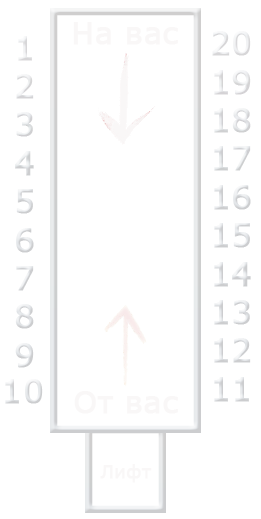
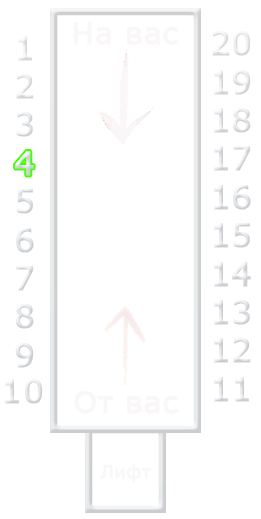
Comparing the layer stacks of the two 261x519 images. Changes:
added layer "4" above "НомераСлева" over (15, 151, 34, 176)
painted on "НомераСлева" over (15, 151, 34, 176)
